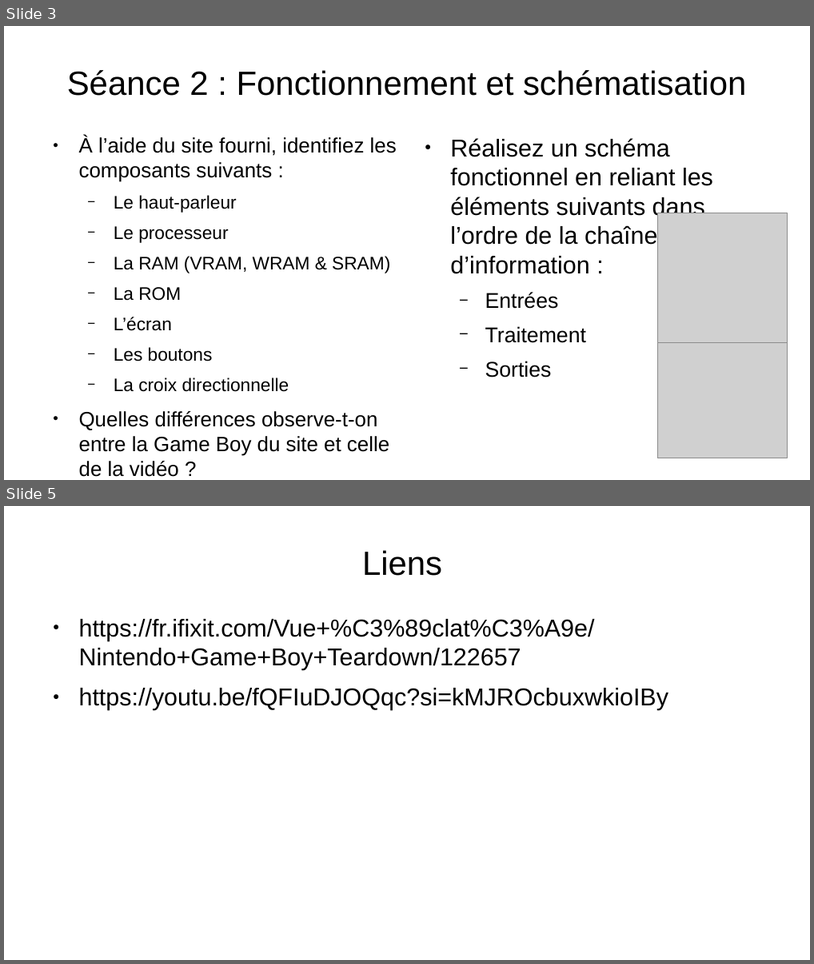
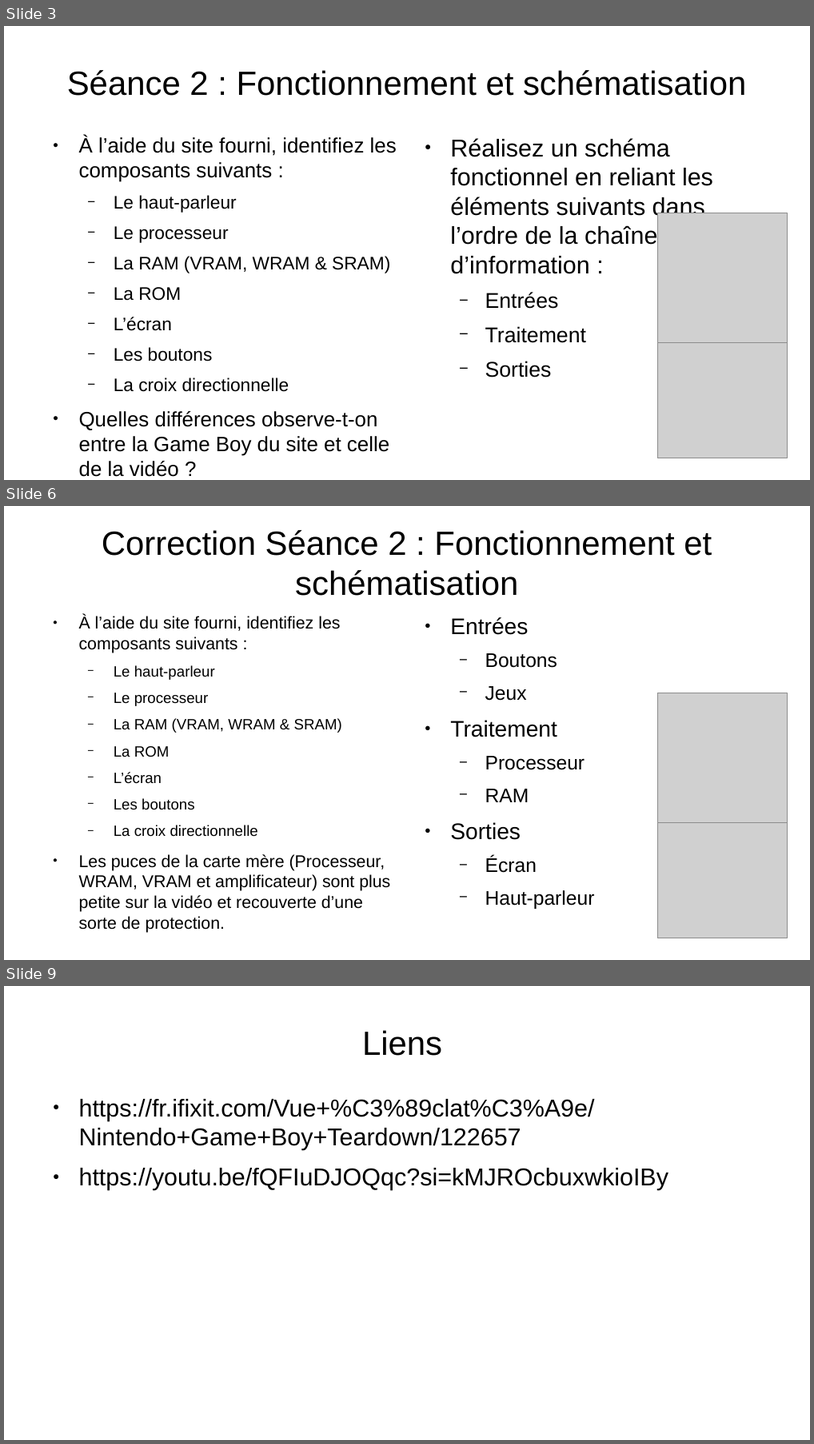
Before and after one commit to Merliin42/Cours-Techno, a slide deck: Séquence Gameboy/séquence game boy.odp. Shown one above the other, each under a label of ours: slides 3 and 5 before the commit, slides 3, 6 and 9 after it; the slides between them are not shown. The pictures are 814x964 and 814x1444 pixels, drawn with LibreOffice and Linux fonts; fonts in the diff are those of the drawing; grey boxes stand for pictures; background and template pictures are left out. Boxes give left, top, right and bottom in pixels: in the first picture for what was removed or moved away, otherwise in the second. Text is boxed around its words. In the diff, an @@ line names an element or a change of style, - is before the commit and + after.

```diff
--- a/Séquence Gameboy/séquence game boy.odp
+++ b/Séquence Gameboy/séquence game boy.odp
@@ slide 6 added at (4,506,810,960), background picture (left out) @@
@@ title added at (102,530,712,596), 33 pt, text #000000 @@
+Correction Séance 2 : Fonctionnement et schématisation
@@ text added at (79,616,390,932), 16.8 pt, text #000000 @@
+● À l’aide du site fourni, identifiez les composants suivants :
+  − Le haut-parleur
+  − Le processeur
+  − La RAM (VRAM, WRAM & SRAM)
+  − La ROM
+  − L’écran
+  − Les boutons
+  − La croix directionnelle
+● Les puces de la carte mère (Processeur, WRAM, VRAM et amplificateur) sont plus petite sur la vidéo et recouverte d’une sorte de protection.
@@ text added at (450,617,595,908), 19.4 pt, text #000000 @@
+● Entrées
+  − Boutons
+  − Jeux
+● Traitement
+  − Processeur
+  − RAM
+● Sorties
+  − Écran
+  − Haut-parleur
@@ picture added at (658,693,788,823) @@
@@ picture added at (658,808,788,938) @@
@@ what was slide 5 is now slide 9 @@
```
Also in this commit, not shown: 4 other slides added, 1 slide removed, 4 other files.
